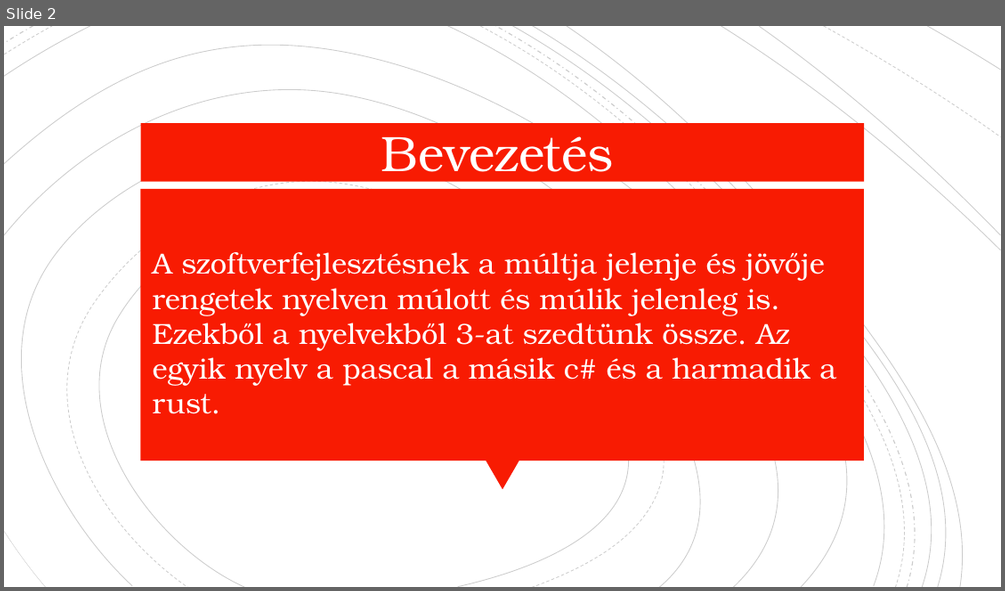
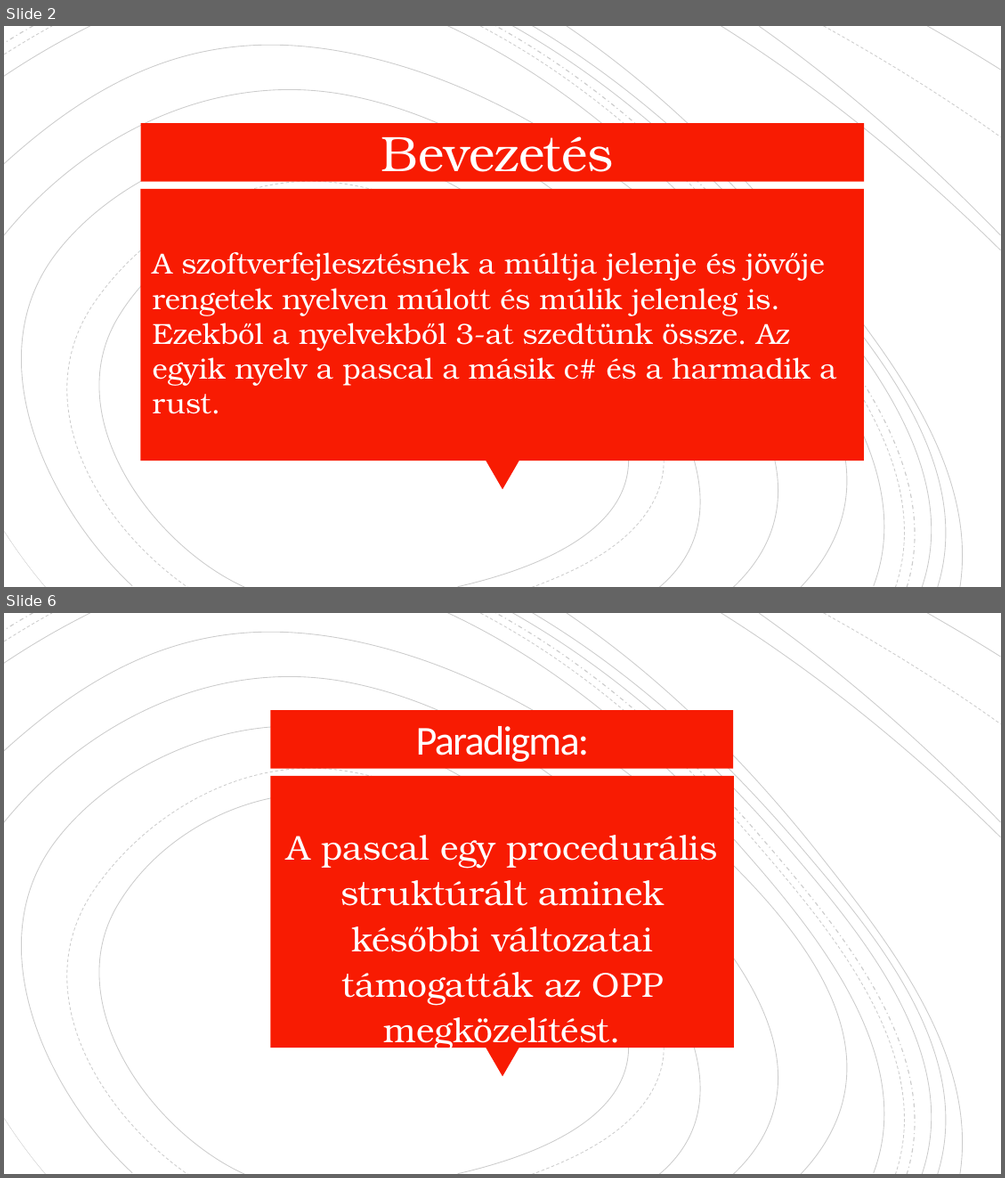
Before and after one commit to Minecraftprovsnoob/Projekt-munka, a slide deck: projekt ppt.pptx. Shown one above the other, each under a label of ours: slide 2 before the commit, slides 2 and 6 after it; the slides between them are not shown. The pictures are 1005x591 and 1005x1178 pixels, drawn with LibreOffice and Linux fonts; fonts in the diff are those of the drawing. Boxes give left, top, right and bottom in pixels: in the first picture for what was removed or moved away, otherwise in the second. Text is boxed around its words. In the diff, an @@ line names an element or a change of style, - is before the commit and + after.

```diff
--- a/projekt ppt.pptx
+++ b/projekt ppt.pptx
@@ slide 6 added at (4,613,1001,1174), background #FFFFFF; not listed: 20 template elements that a slide beside it also shows @@
@@ rectangle added at (270,710,733,769), fill #F81B02 @@
@@ title added at (416,726,590,762), 39.6 pt, text #FFFEFF @@
+Paradigma:
@@ rectangle added at (270,776,734,1047), fill #F81B02 @@
@@ text added at (287,835,718,1005), 33.3 pt, text #FFFEFF @@
+A pascal egy procedurális struktúrált aminek későbbi változatai támogatták az OPP megközelítést.
```
Also in this commit, not shown: 2 slides changed, 4 other slides added, 1 slide removed, 3 other files.
